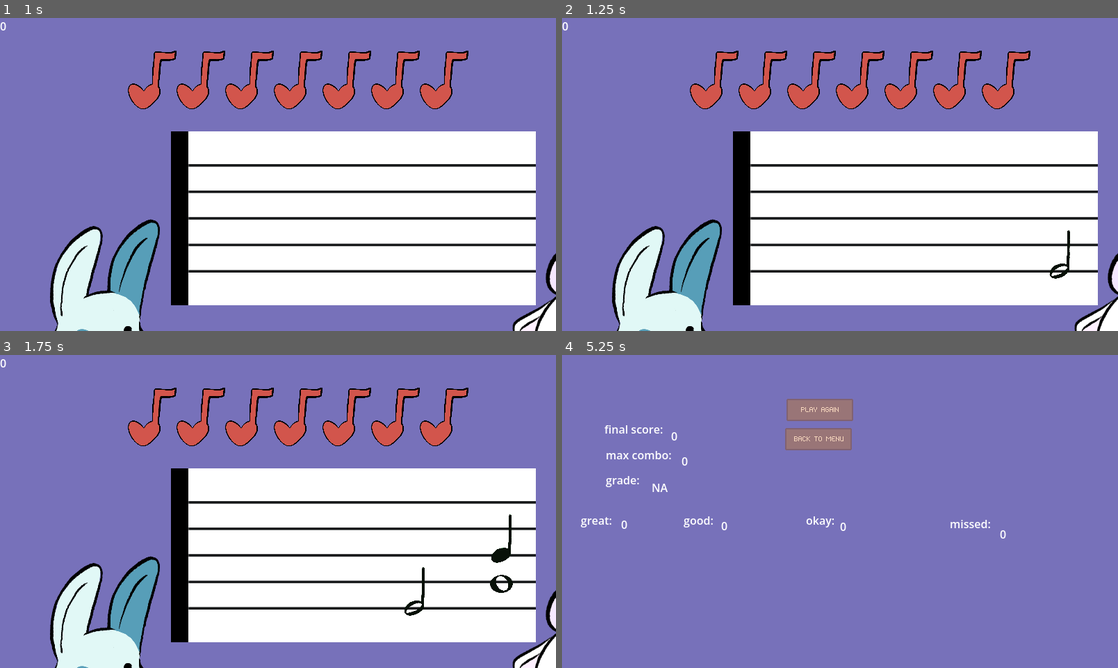
Above: before the commit, frames 1-4 (two rows, left to right).
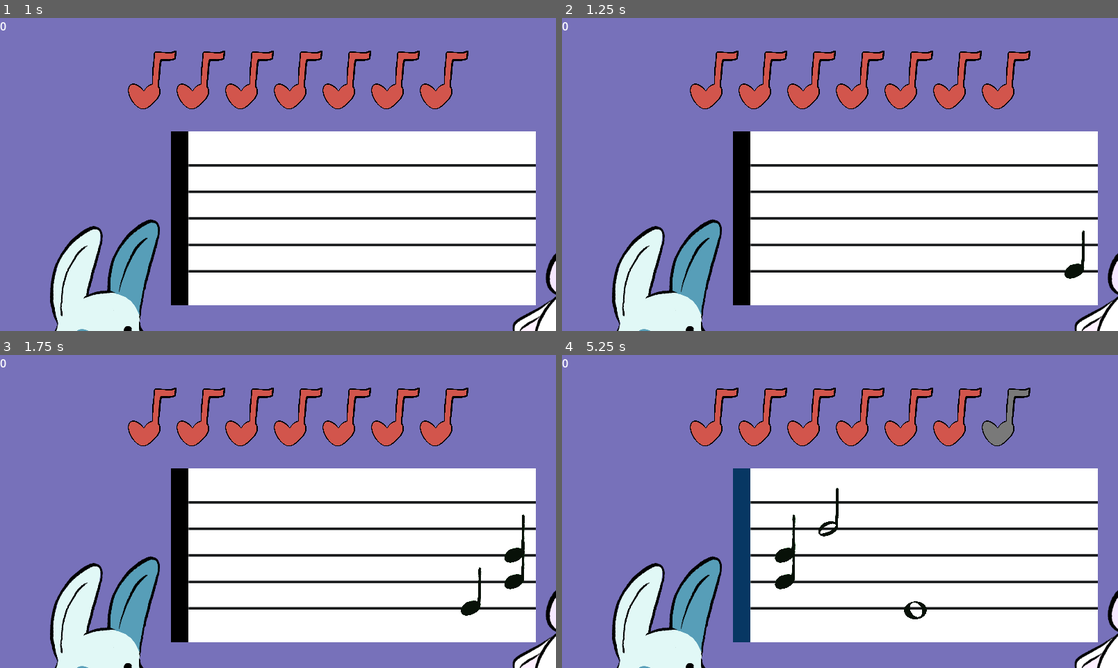
Above: after the commit, the same moments.

Repository: TuxieNight/GameDesignProject2
Game: Godot game, scene res://Scenes/Menu.tscn
Same seed, same stepped clock (60 frames per second), same inputs: the game is played once before the commit and once after it.
Inputs (mouse positions are in pixels of both pictures, inside the frame that each line leads up to):
- Up to frame 1 (1 s): click (83, 93) at 0.5 s
- Up to frame 2 (1.25 s): no input
- Up to frame 3 (1.75 s): no input
- Up to frame 4 (5.25 s): hold Space (left) 2.03-2.78 s; hold Space (left) from 4.28 s (still down)

Frame 1 is identical in both runs. In frame 2, 0.3% of the frame differs, in the area x 87-94%, y 67-84%; in frame 3, 0.8%; in frame 4, 48%, in the area x 0-100%, y 1-100%.

Commit message:
Gave player more time to see notes

Diff:
--- a/Charts/song1.json
+++ b/Charts/song1.json
@@ -4,37 +4,28 @@
   "time_signature": "4/4",
 
   "notes": [
-	{ "beat": 1.0, "note": "E4", "duration": "half" },
-	{ "beat": 2.0, "note": "G4", "duration": "whole" },
+	{ "beat": 1.0, "note": "E4", "duration": "quarter" },
+	{ "beat": 2.0, "note": "G4", "duration": "quarter" },
 	{ "beat": 2.0, "note": "B4", "duration": "quarter" },
-	{ "beat": 3.0, "note": "D5", "duration": "quarter" },
-	{ "beat": 4.0, "note": "F5", "duration": "quarter" },
-	{ "beat": 5.0, "note": "E4", "duration": "quarter" },
-	{ "beat": 5.0, "note": "F4", "duration": "quarter" },
-	{ "beat": 5.0, "note": "G4", "duration": "quarter" },
-	{ "beat": 5.0, "note": "A4", "duration": "quarter" },
-	{ "beat": 5.0, "note": "B4", "duration": "quarter" },
-	{ "beat": 5.0, "note": "C5", "duration": "quarter" },
-	{ "beat": 5.0, "note": "D5", "duration": "quarter" },
-	{ "beat": 5.0, "note": "E5", "duration": "quarter" },
-	{ "beat": 5.0, "note": "F5", "duration": "quarter" },
-	{ "beat": 6.0, "note": "E4", "duration": "quarter" },
-	{ "beat": 6.0, "note": "F4", "duration": "quarter" },
-	{ "beat": 6.0, "note": "G4", "duration": "quarter" },
-	{ "beat": 6.0, "note": "A4", "duration": "quarter" },
-	{ "beat": 6.0, "note": "B4", "duration": "quarter" },
-	{ "beat": 6.0, "note": "C5", "duration": "quarter" },
-	{ "beat": 6.0, "note": "D5", "duration": "quarter" },
-	{ "beat": 6.0, "note": "E5", "duration": "quarter" },
-	{ "beat": 6.0, "note": "F5", "duration": "quarter" },
-	{ "beat": 7.0, "note": "E4", "duration": "quarter" },
-	{ "beat": 7.0, "note": "F4", "duration": "quarter" },
-	{ "beat": 7.0, "note": "G4", "duration": "quarter" },
-	{ "beat": 7.0, "note": "A4", "duration": "quarter" },
-	{ "beat": 7.0, "note": "B4", "duration": "quarter" },
-	{ "beat": 7.0, "note": "C5", "duration": "quarter" },
-	{ "beat": 7.0, "note": "D5", "duration": "quarter" },
-	{ "beat": 7.0, "note": "E5", "duration": "quarter" },
-	{ "beat": 7.0, "note": "F5", "duration": "quarter" }
+	{ "beat": 3.0, "note": "D5", "duration": "half" },
+	{ "beat": 5.0, "note": "E4", "duration": "whole" },
+	{ "beat": 9.0, "note": "E4", "duration": "quarter" },
+	{ "beat": 9.0, "note": "F4", "duration": "quarter" },
+	{ "beat": 9.0, "note": "G4", "duration": "quarter" },
+	{ "beat": 9.0, "note": "A4", "duration": "quarter" },
+	{ "beat": 9.0, "note": "B4", "duration": "quarter" },
+	{ "beat": 9.0, "note": "C5", "duration": "quarter" },
+	{ "beat": 9.0, "note": "D5", "duration": "quarter" },
+	{ "beat": 9.0, "note": "E5", "duration": "quarter" },
+	{ "beat": 9.0, "note": "F5", "duration": "quarter" },
+	{ "beat": 10.0, "note": "E4", "duration": "quarter" },
+	{ "beat": 10.0, "note": "F4", "duration": "quarter" },
+	{ "beat": 10.0, "note": "G4", "duration": "quarter" },
+	{ "beat": 10.0, "note": "A4", "duration": "quarter" },
+	{ "beat": 10.0, "note": "B4", "duration": "quarter" },
+	{ "beat": 10.0, "note": "C5", "duration": "quarter" },
+	{ "beat": 10.0, "note": "D5", "duration": "quarter" },
+	{ "beat": 10.0, "note": "E5", "duration": "quarter" },
+	{ "beat": 10.0, "note": "F5", "duration": "quarter" }
   ]
 }
--- a/Scripts/Game.gd
+++ b/Scripts/Game.gd
@@ -1,6 +1,6 @@
 extends Node2D
 
-@export var beats_visible := 4.0
+@export var beats_visible := 8.0
 
 var max_health := 7
 var player_health := max_health
